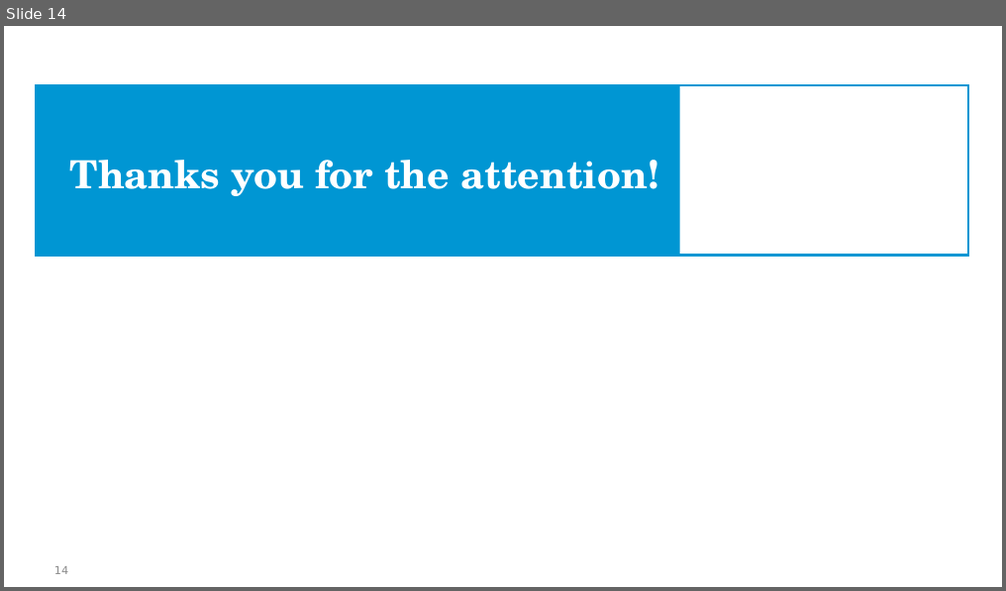
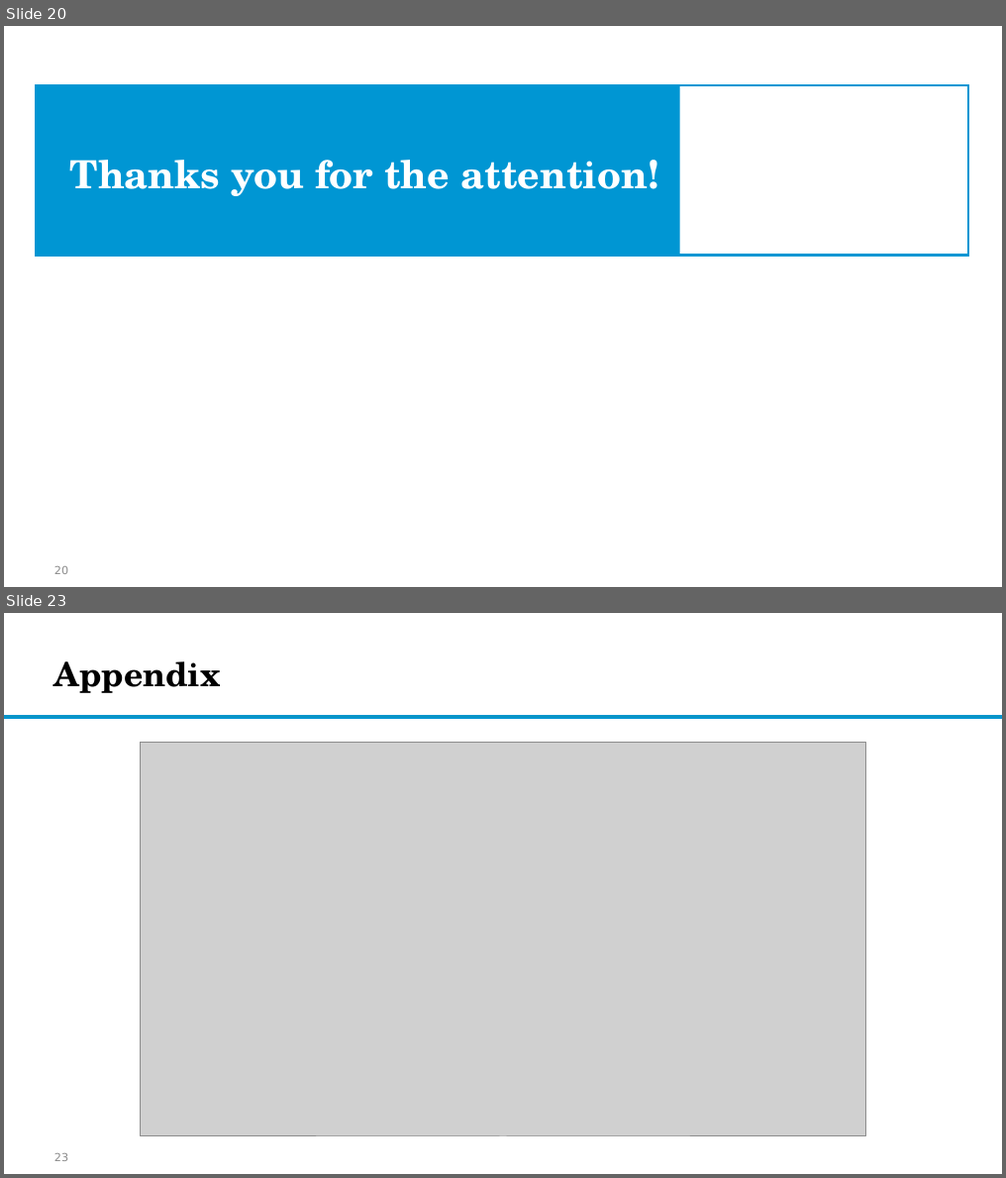
Before and after one commit to EliaDG/EU-Core-Periphery-Division-in-the-wake-of-Deglobalization, a slide deck: 03_final_data/Global Imbalances and Core-Periphery Model in the EU.pptx. Shown one above the other, each under a label of ours: slide 14 before the commit, slides 20 and 23 after it; the slides between them are not shown. The pictures are 1006x591 and 1006x1178 pixels, drawn with LibreOffice and Linux fonts; fonts in the diff are those of the drawing; grey boxes stand for pictures; background and template pictures are left out. Boxes give left, top, right and bottom in pixels: in the first picture for what was removed or moved away, otherwise in the second. Text is boxed around its words. In the diff, an @@ line names an element or a change of style, - is before the commit and + after.

```diff
--- a/03_final_data/Global Imbalances and Core-Periphery Model in the EU.pptx
+++ b/03_final_data/Global Imbalances and Core-Periphery Model in the EU.pptx
@@ slide 23 added at bbox=[4, 613, 1002, 1174], background #FFFFFF @@
@@ title added at bbox=[54, 662, 221, 693], 24 pt, text #000000, bold @@
+Appendix
@@ rectangle added at bbox=[4, 716, 1002, 718], fill #0C94B7, outline #0096D3 1 pt @@
@@ picture added at bbox=[141, 743, 865, 1137] @@
@@ page number added at bbox=[54, 1154, 68, 1161], 8 pt, text #8C8C8C @@
+23
@@ what was slide 14 is now slide 20 @@
@@ page number at bbox=[54, 567, 68, 574]: text changed @@
-14
+20
```
Also in this commit, not shown: 6 slides changed, 16 other slides added, 7 slides removed, 11 other files.
